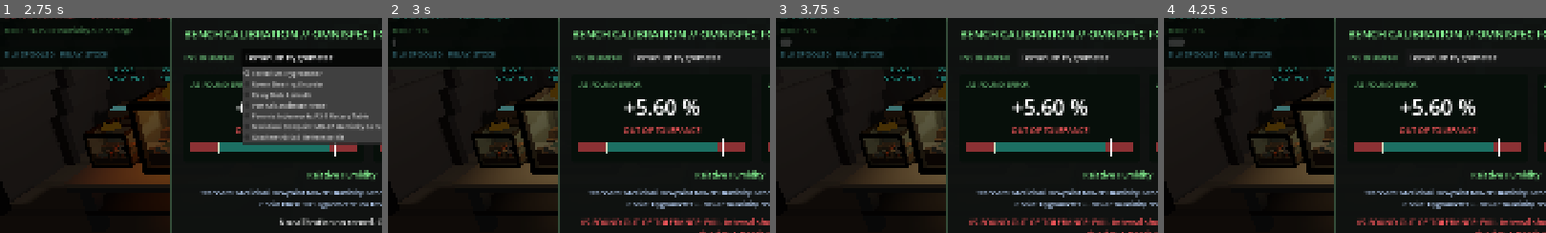
Above: before the commit, frames 1-4 (left to right).
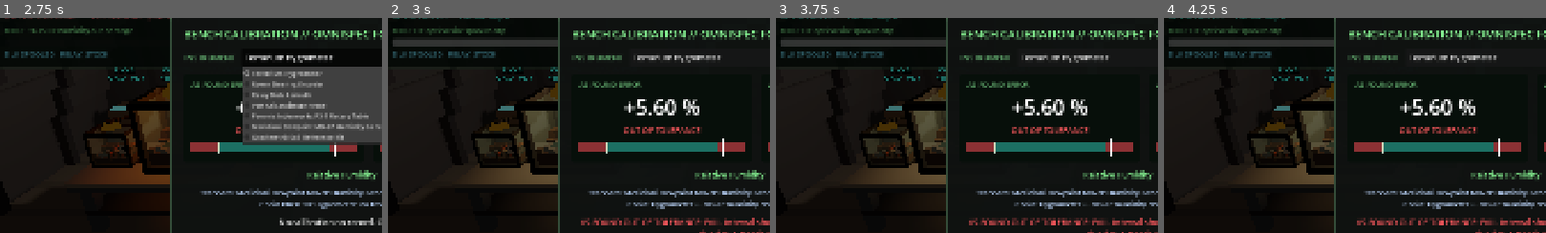
Above: after the commit, the same moments.

Repository: xlockeddown-glitch/out-of-spec
Game: Godot game, scene res://scenes/main_farm.tscn
The game is run twice, just before and just after one commit, with the same random seed, the same clock (stepped at 60 frames per second) and the same inputs.
Inputs (mouse positions are % of the whole screen's width and height, from its top left):
- Up to frame 1 (2.75 s): click "ENTER DOME [Tab]" at 0.5 s; tap Enter at 1.25 s; move the mouse to (72, 45) at 1.27 s; hold D (rover_steer_right) 1.28-2 s; hold E (interact) 1.28-2 s; click (72, 45) at 1.42 s; click "Terrarium Hygrometer" at 2 s
- Up to frame 2 (3 s): click "ZERO / CALIBRATE" at 2.75 s
- Up to frame 3 (3.75 s): move the mouse to (30, 55) at 3.52 s; hold S (rover_reverse) from 3.53 s (still down); tap Space (rover_till) at 3.6 s
- Up to frame 4 (4.25 s): keep holding S (rover_reverse)
The pictures show only the part of the screen within x 2-52%, y 19-69%; the shares and areas given below are measured in that part.

Frame 1 is identical in both runs. In frame 2, 1.7% of the frame differs, in the area x 2-45%, y 3-14%; in frame 3, 1.7%; in frame 4, 1.6%.

Commit message:
Run the molt on the game clock
Co-Authored-By: Claude Opus 5.5 <noreply@anthropic.com>

Diff:
--- a/scripts/autoload/GameClock.gd
+++ b/scripts/autoload/GameClock.gd
@@ -30,8 +30,7 @@
 
 ## Moves time forward. Drift and day_started follow from this. A jump across
 ## 06:00 is split at each morning, so day_started sees the clock and the drift
-## exactly as they were at 06:00. (Molt still runs on real seconds in
-## GameState for the 20 s playtest.)
+## exactly as they were at 06:00.
 func advance(delta_days: float) -> void:
 	if delta_days <= 0.0:
 		return
--- a/scripts/autoload/GameState.gd
+++ b/scripts/autoload/GameState.gd
@@ -55,9 +55,10 @@
 const PHONE_LOG_MAX: int = 40
 
 # --- Playtest tuning (Week 2 board: keep the loop under two minutes) ---------
-## Seconds for a full molt while the hygrometer stays within MPE.
-## Replace with the species' molt_days on the GameClock once Week 3 lands.
-const PLAYTEST_MOLT_SECONDS: float = 20.0
+## Game days for a full molt while the terrarium sensors stay within MPE:
+## 40 game minutes, which is 20 s at the default 720 s per day.
+## Replace with the species' molt_days once Week 3 lands.
+const PLAYTEST_MOLT_DAYS: float = 40.0 / 1440.0
 ## Pre-molt visual state starts at this progress.
 const PRE_MOLT_AT: float = 0.8
 ## In-game days the shed exuvia stays in the enclosure after the spool is
@@ -236,10 +237,6 @@
 	var key := event as InputEventKey
 	if OS.is_debug_build() and key and key.pressed and not key.echo and key.physical_keycode == KEY_F9:
 		GameClock.skip_to_next_morning()
-
-
-func _process(delta: float) -> void:
-	_tick_molt(delta)
 
 
 # --- Instruments --------------------------------------------------------------
@@ -577,6 +574,7 @@
 	for id: Variant in sensors:
 		if is_in_service(str(id)):
 			(sensors[id] as DriftingSensor).advance_days(delta_days)
+	_tick_molt(delta_days)
 	_note_soil_excursions()
 	if drop_pod_present and GameClock.elapsed_days >= _drop_pod_departure_at:
 		drop_pod_present = false
@@ -1280,10 +1278,10 @@
 	return molt_stage == MoltStage.MOLTED or GameClock.get_day_index() < exuvia_until_day
 
 
-func _tick_molt(delta: float) -> void:
+func _tick_molt(delta_days: float) -> void:
 	if molt_stage == MoltStage.MOLTED or is_molt_paused():
 		return
-	molt_progress = minf(1.0, molt_progress + delta / PLAYTEST_MOLT_SECONDS)
+	molt_progress = minf(1.0, molt_progress + delta_days / PLAYTEST_MOLT_DAYS)
 	if molt_progress >= 1.0:
 		molt_stage = MoltStage.MOLTED
 	elif molt_progress >= PRE_MOLT_AT:
--- a/tests/test_m3a_hooks.gd
+++ b/tests/test_m3a_hooks.gd
@@ -46,12 +46,12 @@
 		problem = "Thermometer within MPE must drop out of the reason, got '%s'." % gs.molt_pause_reason()
 	gs.hygrometer.error = 0.0
 	var before: float = gs.molt_progress
-	gs._tick_molt(1.0)
+	gs._tick_molt(0.001)
 	if problem == "" and (gs.is_molt_paused() or gs.molt_progress <= before):
 		problem = "Both within MPE: the molt must advance."
 	thermo.error = thermo.mpe * 2.0
 	before = gs.molt_progress
-	gs._tick_molt(1.0)
+	gs._tick_molt(0.001)
 	if problem == "" and gs.molt_progress != before:
 		problem = "Thermometer past MPE must stop the molt ticking."
 	gs.free()
--- /dev/null
+++ b/tests/test_molt_clock.gd
@@ -0,0 +1,44 @@
+extends RefCounted
+## The molt runs on game time, not real seconds (co-op groundwork).
+## GameClock's own fields are saved and restored; nothing listens to the
+## GameState made here, so its _on_time_advanced is called directly.
+
+const GameStateScript: GDScript = preload("res://scripts/autoload/GameState.gd")
+
+
+## Sensors dead on and not drifting, so only the molt moves.
+func _make_state() -> GameStateScript:
+	var gs: GameStateScript = GameStateScript.new()
+	gs.build_registry()
+	for id: String in gs.sensors:
+		var sensor: DriftingSensor = gs.get_sensor(id)
+		sensor.error = 0.0
+		sensor.max_error = 0.0
+	return gs
+
+
+func test_molt_pace_is_unchanged() -> String:
+	if not is_equal_approx(GameStateScript.PLAYTEST_MOLT_DAYS * GameClock.seconds_per_day, 20.0):
+		return "At the default pace a molt must still take 20 s, got %s s." % (
+			GameStateScript.PLAYTEST_MOLT_DAYS * GameClock.seconds_per_day)
+	return ""
+
+
+func test_molt_follows_game_time() -> String:
+	var gs: GameStateScript = _make_state()
+	var full: float = gs.PLAYTEST_MOLT_DAYS
+	gs._on_time_advanced(full * 0.5)
+	var half: float = gs.molt_progress
+	gs._on_time_advanced(full * 0.35)
+	var pre_molt: bool = gs.molt_stage == gs.MoltStage.PRE_MOLT
+	gs._on_time_advanced(1.0)
+	var done: bool = gs.is_spool_ready() and gs.molt_progress == 1.0
+	var polls: bool = gs.has_method("_process")
+	gs.free()
+	if not is_equal_approx(half, 0.5):
+		return "Half the molt time must give half the progress, got %s." % half
+	if not pre_molt or not done:
+		return "The molt must pass through pre-molt and finish on a time jump: %s, %s" % [pre_molt, done]
+	if polls:
+		return "GameState must not run the molt on real seconds in _process."
+	return ""
Not shown, added: tests/test_molt_clock.gd.uid
Not shown, changed: docs/decisions.md
